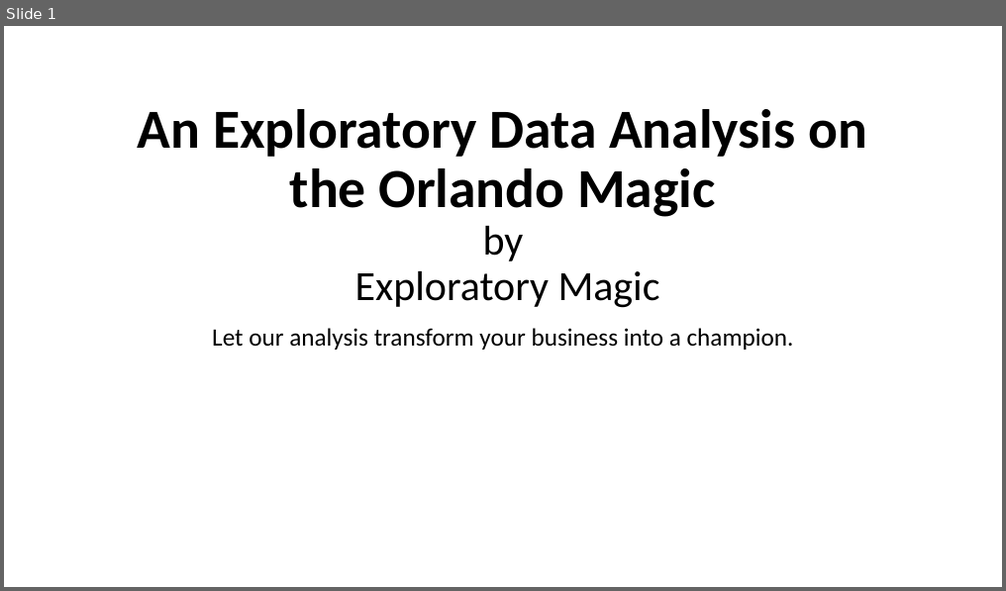
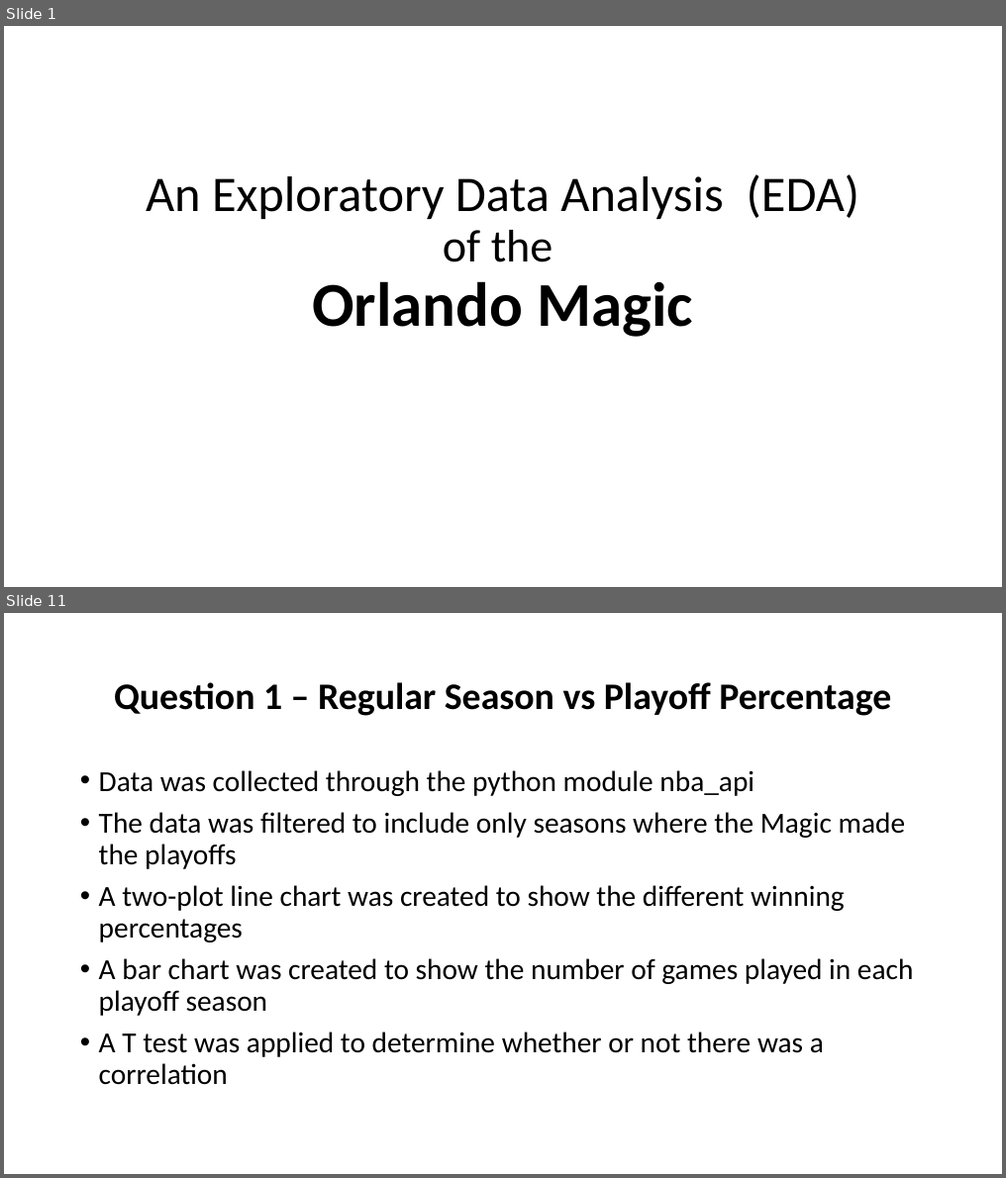
Before and after one commit to CandaceDoesData/Group_Project_1, a slide deck: mm_Group3_Project_1_Presentation.pptx. Shown one above the other, each under a label of ours: slide 1 before the commit, slides 1 and 11 after it; the slides between them are not shown. The pictures are 1006x591 and 1006x1178 pixels, drawn with LibreOffice and Linux fonts; fonts in the diff are those of the drawing. Boxes give left, top, right and bottom in pixels: in the first picture for what was removed or moved away, otherwise in the second. Text is boxed around its words. In the diff, an @@ line names an element or a change of style, - is before the commit and + after.

```diff
--- a/mm_Group3_Project_1_Presentation.pptx
+++ b/mm_Group3_Project_1_Presentation.pptx
@@ slide 11 added at (4, 613, 1002, 1174), background #FFFFFF @@
@@ title added at (114, 682, 891, 716), 36 pt, text #000000, bold @@
+Question 1 – Regular Season vs Playoff Percentage
@@ text added at (99, 770, 914, 1085), 28 pt, text #000000 @@
+• Data was collected through the python module nba_api
+• The data was filtered to include only seasons where the Magic made the playoffs
+• A two-plot line chart was created to show the different winning percentages
+• A bar chart was created to show the number of games played in each playoff season
+• A T test was applied to determine whether or not there was a correlation
@@ slide 1 changed as well @@
@@ title "An Exploratory Data Analysis (EDA) ..." at (146, 174, 860, 337): vertical alignment bottom to middle @@
@@ title at (146, 174, 860, 337): text changed; size 53 to 48 pt; bold off @@
-An Exploratory Data Analysis on the Orlando Magic
-by
-Exploratory Magic
+An Exploratory Data Analysis (EDA)
+of the
+Orlando Magic
@@ subtitle removed at (212, 328, 794, 350) @@
-Let our analysis transform your business into a champion.
```
Also in this commit, not shown: 29 other slides added, 3 slides removed.
